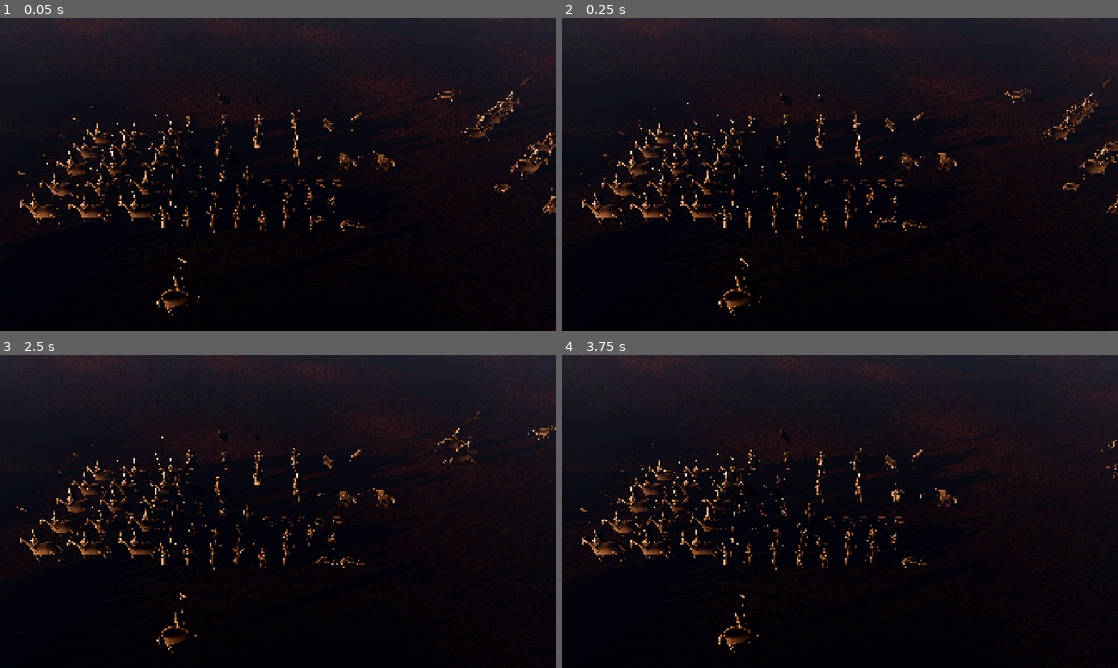
Above: before the commit, frames 1-4 (two rows, left to right).
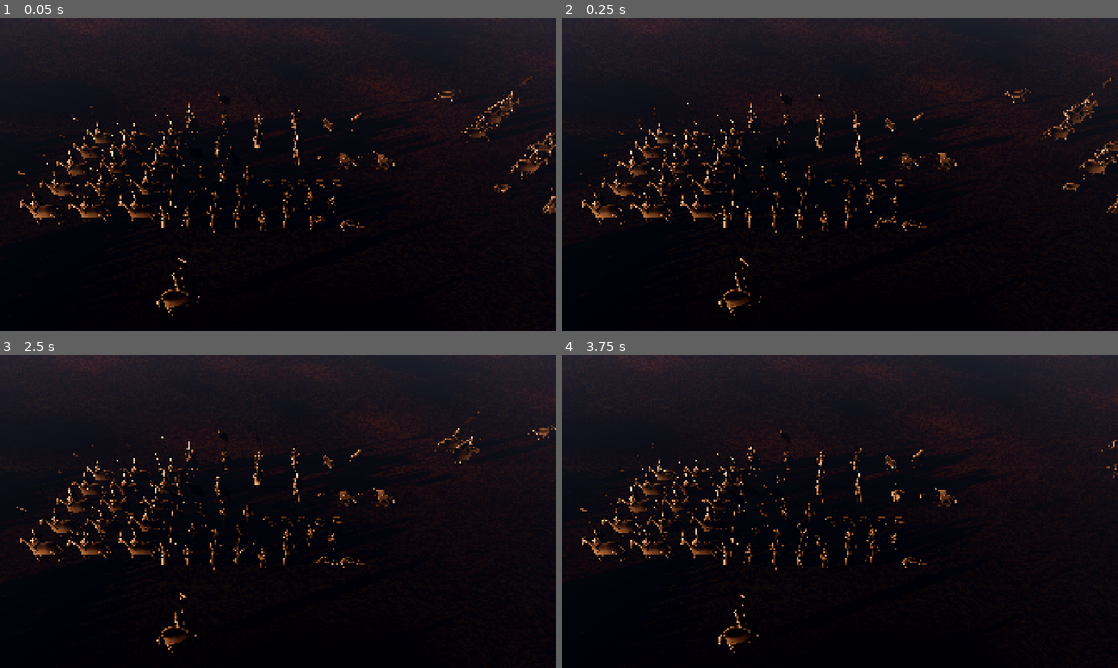
Above: after the commit, the same moments.

Repository: Keepich1/KAGANFILM
Game: Godot game, scene res://scenes/test/units_anim.tscn
Two runs of this game, one before a commit and one after it. Both use one fixed random seed, a clock stepped at 60 frames per second and the inputs below. This scene is started directly instead of the project's main scene.
Inputs:
- Up to frame 1 (0.05 s): no input
- Up to frame 2 (0.25 s): no input
- Up to frame 3 (2.5 s): no input
- Up to frame 4 (3.75 s): no input

The runs differ from the first frame. In frame 1, 0.2% of the frame differs, in the area x 3-97%, y 19-86%; in frame 2, 0.2%; in frame 3, 0.3%, in the area x 6-98%, y 18-85%; in frame 4, 0.1%.

Commit message:
Юниты: полководец крупнее (scale), кисть на шлеме, голова коня круглее
UnitRegistry «scale» → uniform unit_scale (колбашчы 1.1), CrowdAnim.stride_for
учитывает масштаб, чтобы ноги не скользили. Бармицу заменила кисть цвета
стороны на шпиле шлема (видна сверху), перо полководца объёмнее, голова
коня из 9-гранных колец; высоты в реестре сверены с моделями.

Co-Authored-By: Claude Opus 5.5 <noreply@anthropic.com>
Claude-Session: https://claude.ai/code/session_01MEAdsoDkSD31eUcwCkkua8

Diff:
--- a/ordo/scripts/units/crowd_anim.gd
+++ b/ordo/scripts/units/crowd_anim.gd
@@ -4,7 +4,7 @@
 ## Договор данных экземпляра — AnimSpec (x состояние, y фаза, z доп., w вариант).
 ##
 ##   # цикл шага: фаза растёт на пройденный путь / длину цикла — ноги не скользят
-##   u.phase = CrowdAnim.advance(u.phase, moved_m, CrowdAnim.stride("rider", state))
+##   u.phase = CrowdAnim.advance(u.phase, moved_m, CrowdAnim.stride_for(unit_id, state))
 ##   var st := CrowdAnim.gait("rider", speed_mps)          # WALK / TROT / GALLOP по скорости
 ##   # разовое состояние: фаза 0→1 за CrowdAnim.duration(...)
 ##   u.phase = minf(u.phase + delta / CrowdAnim.duration("human", AnimSpec.Human.SHOOT), 1.0)
@@ -85,6 +85,12 @@
 			return AnimSpec.STRIDE_HORSE.get(state, 1.0)
 
 
+## Длина цикла с учётом масштаба вида (UnitRegistry «scale»: крупный полководец шагает шире)
+static func stride_for(unit_id: String, state: int) -> float:
+	var u := UnitRegistry.info(unit_id)
+	return stride(u.get("skeleton", "human"), state) * float(u.get("scale", 1.0))
+
+
 ## Длительность разового состояния, с (AnimSpec.DURATION_*); для циклов покоя — IDLE_PERIOD
 static func duration(skeleton: String, state: int) -> float:
 	match skeleton:
--- a/ordo/scripts/units/crowd_layer.gd
+++ b/ordo/scripts/units/crowd_layer.gd
@@ -245,6 +245,7 @@
 	m.set_shader_parameter("has_banner", u.get("banner", false))
 	if tex:
 		m.set_shader_parameter("atlas", tex)
+	m.set_shader_parameter("unit_scale", u.get("scale", 1.0))
 	if u.get("skeleton", "") in ["sheep", "horse"]:
 		m.set_shader_parameter("jitter", 0.4)
 	_material_cache[id] = m
--- a/ordo/scripts/units/test_units_anim.gd
+++ b/ordo/scripts/units/test_units_anim.gd
@@ -203,25 +203,13 @@
 			var lane: Vector2 = e["lane"]
 			var dist: float = spd * t + e["off"] * 7.0
 			pos.x = lane.x + fposmod(dist, lane.y - lane.x)
-			phase = fposmod(dist / _stride(skel, st), 1.0)
+			phase = fposmod(dist / CrowdAnim.stride_for(e["unit"], st), 1.0)
 		elif e.has("sheet_phase"):
 			phase = e["sheet_phase"]
 		else:
 			phase = _phase(skel, st, t + e["off"] * 3.0)
 		var xf := Transform3D(Basis(Vector3.UP, e["yaw"]), pos)
 		layer.set_instance(e["i"], xf, AnimSpec.custom(st, phase, aux, e["var"]))
-
-
-func _stride(skel: String, st: int) -> float:
-	match skel:
-		"human":
-			if st == H.WORK:
-				return AnimSpec.STRIDE_HUMAN[H.WALK]
-			return AnimSpec.STRIDE_HUMAN.get(st, 1.5)
-		"sheep":
-			return AnimSpec.STRIDE_SHEEP.get(st, 0.7)
-		_:
-			return AnimSpec.STRIDE_HORSE.get(st, 1.9)
 
 
 func _phase(skel: String, st: int, t: float) -> float:
--- a/ordo/scripts/units/test_units_stress.gd
+++ b/ordo/scripts/units/test_units_stress.gd
@@ -131,12 +131,7 @@
 		x += dir * speed * dt
 		u["x"] = x
 		u["dist"] = u["dist"] + speed * dt
-		var stride: float
-		if unit.begins_with("kip_jooker"):
-			stride = AnimSpec.STRIDE_HUMAN[H.RUN]
-		else:
-			stride = AnimSpec.STRIDE_HORSE.get(state, 6.0)
-		phase = fposmod(u["dist"] / stride, 1.0)
+		phase = fposmod(u["dist"] / CrowdAnim.stride_for(unit, state), 1.0)
 	var basis := Basis(Vector3.UP, atan2(dir, 0.0))
 	var xf := Transform3D(basis, Vector3(x, Terrain.height_at(x, u["z"]), u["z"]))
 	(u["layer"] as CrowdLayer).set_instance(u["i"], xf, AnimSpec.custom(state, phase, aux, var_w))
--- a/ordo/scripts/units/unit_registry.gd
+++ b/ordo/scripts/units/unit_registry.gd
@@ -15,28 +15,29 @@
 ##   side     — "kokand" | "kipchak" | "neutral"
 ##   item     — "none" | "shield" | "ramrod" | "sack" (вторая рука)
 ##   banner   — знаменосец: в правой руке древко (стрелять не может, машет знаменем)
+##   scale    — масштаб модели (необязательно, по умолчанию 1; полководец 1.1 — крупнее)
 ##   name     — подпись в интерфейсе
 
 const UNITS := {
-	"kok_sarboz": {"skeleton": "human", "weapon": "musket", "height": 2.08, "top": 2.08, "radius": 0.35,
+	"kok_sarboz": {"skeleton": "human", "weapon": "musket", "height": 2.14, "top": 2.14, "radius": 0.35,
 		"side": "kokand", "item": "ramrod", "banner": false, "name": "Сарбоз"},
-	"kok_sarboz_banner": {"skeleton": "human", "weapon": "musket", "height": 2.08, "top": 3.62, "radius": 0.4,
+	"kok_sarboz_banner": {"skeleton": "human", "weapon": "musket", "height": 2.14, "top": 3.62, "radius": 0.4,
 		"side": "kokand", "item": "none", "banner": true, "name": "Сарбоз-знаменосец"},
-	"kok_yuzboshi": {"skeleton": "rider", "weapon": "saber", "height": 2.72, "top": 2.72, "radius": 0.9,
+	"kok_yuzboshi": {"skeleton": "rider", "weapon": "saber", "height": 2.78, "top": 2.78, "radius": 0.9,
 		"side": "kokand", "item": "none", "banner": false, "name": "Юзбоши"},
-	"kip_sayisker": {"skeleton": "rider", "weapon": "lance", "height": 2.72, "top": 4.11, "radius": 0.9,
+	"kip_sayisker": {"skeleton": "rider", "weapon": "lance", "height": 2.75, "top": 4.11, "radius": 0.9,
 		"side": "kipchak", "item": "shield", "banner": false, "name": "Сайыскер"},
-	"kip_sayisker_banner": {"skeleton": "rider", "weapon": "lance", "height": 2.72, "top": 4.58, "radius": 0.9,
+	"kip_sayisker_banner": {"skeleton": "rider", "weapon": "lance", "height": 2.75, "top": 4.58, "radius": 0.9,
 		"side": "kipchak", "item": "shield", "banner": true, "name": "Сайыскер-туугчу"},
-	"kip_kolbashchy": {"skeleton": "rider", "weapon": "mace", "height": 3.0, "top": 3.0, "radius": 0.95,
-		"side": "kipchak", "item": "none", "banner": false, "name": "Колбашчы"},
+	"kip_kolbashchy": {"skeleton": "rider", "weapon": "mace", "height": 3.3, "top": 3.3, "radius": 1.05,
+		"side": "kipchak", "item": "none", "banner": false, "scale": 1.1, "name": "Колбашчы"},
 	"kip_jooker": {"skeleton": "human", "weapon": "sword", "height": 2.07, "top": 2.07, "radius": 0.38,
 		"side": "kipchak", "item": "shield", "banner": false, "name": "Жөө жоокер"},
 	"kip_malchy": {"skeleton": "human", "weapon": "staff", "height": 2.07, "top": 2.07, "radius": 0.35,
 		"side": "kipchak", "item": "sack", "banner": false, "name": "Малчы"},
 	"sheep": {"skeleton": "sheep", "weapon": "none", "height": 0.84, "top": 0.84, "radius": 0.45,
 		"side": "neutral", "item": "none", "banner": false, "name": "Кой"},
-	"horse": {"skeleton": "horse", "weapon": "none", "height": 2.02, "top": 2.02, "radius": 0.9,
+	"horse": {"skeleton": "horse", "weapon": "none", "height": 2.06, "top": 2.06, "radius": 0.9,
 		"side": "neutral", "item": "none", "banner": false, "name": "Жылкы"},
 }
 
--- a/ordo/shaders/crowd.gdshader
+++ b/ordo/shaders/crowd.gdshader
@@ -21,6 +21,7 @@
 uniform int variant_count = 4;
 uniform float jitter = 1.0;        // разброс оттенков одежды по w
 uniform float height_jitter = 0.04;
+uniform float unit_scale = 1.0;    // масштаб вида юнита (полководец крупнее), UnitRegistry «scale»
 uniform float unit_lift = 0.14;    // юниты светлее земли (ТЗ 11.2)
 uniform float unit_sat = 0.22;     // и насыщеннее
 uniform float rim_strength = 2.6;  // контровой свет сильнее, чем у зданий: юниты отделяются от земли
@@ -83,7 +84,7 @@
 	NORMAL = dot(n, n) > 1e-10 ? normalize(n) : NORMAL;
 
 	// рост ±4% (по варианту)
-	VERTEX *= 1.0 + height_jitter * (hash11(var * 7.31) * 2.0 - 1.0);
+	VERTEX *= unit_scale * (1.0 + height_jitter * (hash11(var * 7.31) * 2.0 - 1.0));
 
 	// вариант по атласу: b = 1 — масть/шерсть, b = 0.5 — шапка (разные выборки)
 	if (COLOR.b > 0.25) {
Binary file changed: ordo/assets/models/units/horse.glb
Binary file changed: ordo/assets/models/units/kip_kolbashchy.glb
Binary file changed: ordo/assets/models/units/kip_kolbashchy_lod1.glb
Binary file changed: ordo/assets/models/units/kip_sayisker.glb
Binary file changed: ordo/assets/models/units/kip_sayisker_banner.glb
Binary file changed: ordo/assets/models/units/kip_sayisker_banner_lod1.glb
Binary file changed: ordo/assets/models/units/kip_sayisker_lod1.glb
Binary file changed: ordo/assets/models/units/kok_yuzboshi.glb
Not shown, changed: ordo/tools/gen_units.py
